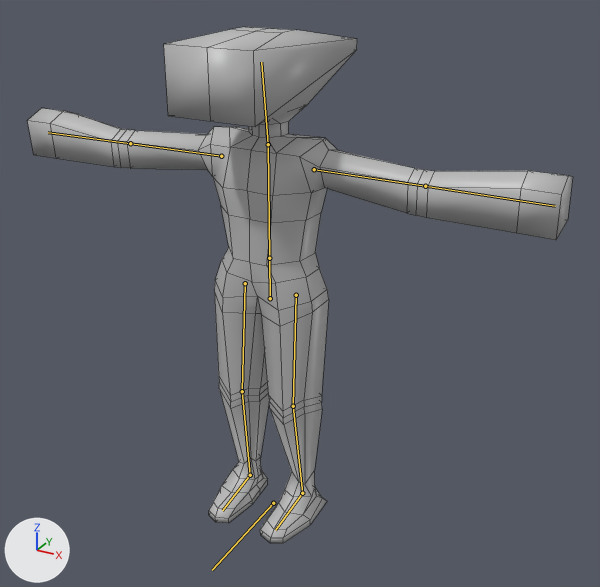
The Blender file assets/models/hammerhead.blend as it was, and as the next commit left it.
Before and after are seen from a 50 mm camera at (1.49, -2.47, 2.24) aimed at (0.12, 0.01, 0.99). Every picture has the same lights, and +X, +Y and +Z are marked at lower left. The bones that bend it are drawn over the model as lines. Mesh edges are drawn as thin lines.

In view in the first picture: 'hammerhead'.
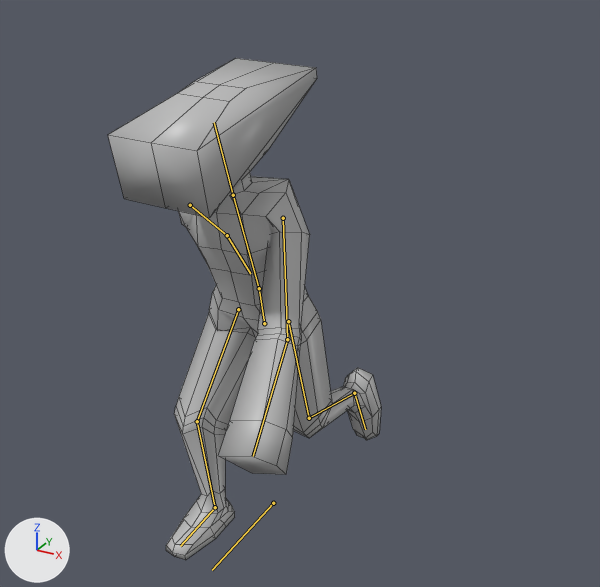
The newer file adds an action. The first version stands in its rest pose; the second is drawn at frame 7 of the action 'walk'.

Where the change shows, as pixel boxes (x1, y1, x2, y2) in the pictures (600 x 587 px):
'hammerhead', posed (50% narrower)
    before: (27, 27, 573, 543)
    after: (108, 58, 381, 560)
bone 'root', root to tip
    before: (270, 298) to (269, 258)
    after: (264, 323) to (259, 288)
bone 'spine', root to tip
    before: (269, 258) to (268, 144)
    after: (259, 288) to (233, 195)
bone 'head', root to tip
    before: (268, 144) to (261, 62)
    after: (233, 195) to (214, 122)
bone 'foot_L', root to tip
    before: (302, 493) to (275, 530)
    after: (354, 393) to (365, 429)

The change in detail:
Bone 'root' (bone_root) moves from (0.0, 0.0, 0.0) to (0.11, -0.41, 0.02).
Bone 'root' (bone_root) turns from (0, 0, 0) to (-12, 0, 0) degrees about its own x, y and z.
Bone 'spine' (bone_spine) turns from (0, 0, 0) to (-7, 1, -1) degrees about its own x, y and z.
Bone 'head' (bone_head) turns from (0, 0, 0) to (5, -3, 2) degrees about its own x, y and z.
Bone 'foot_L' (bone_foot_l) turns from (0, 0, 0) to (26, 5, 1) degrees about its own x, y and z.
Bone 'IK foot_R' (bone_ik_foot_r) moves from (0.0, 0.0, 0.0) to (0.0, -0.95, -0.05).
Bone 'IK thigh_R' (bone_ik_thigh_r) moves from (0.0, 0.0, 0.0) to (-0.21, 2.26, -0.33).
Bone 'IK foot_L' (bone_ik_foot_l) moves from (0.0, 0.0, 0.0) to (0.02, 1.64, 0.98).
Bone 'IK thigh_L' (bone_ik_thigh_l) moves from (0.0, 0.0, 0.0) to (0.17, 0.83, 0.14).
Bone 'IK hand R' (bone_ik_hand_r) moves from (0.0, 0.0, 0.0) to (2.37, -2.65, 1.77).
Bone 'IK hand R' (bone_ik_hand_r) turns from (0, 0, 0) to (-29, 0, 0) degrees about its own x, y and z.
Bone 'IK elbow R' (bone_ik_elbow_r) moves from (0.0, 0.0, 0.0) to (1.06, 2.05, 1.0).
Bone 'IK hand L' (bone_ik_hand_l) moves from (0.0, 0.0, 0.0) to (-2.64, -2.85, -2.17).
Bone 'IK hand L' (bone_ik_hand_l) turns from (0, 0, 0) to (-40, 0, 0) degrees about its own x, y and z.
Bone 'IK elbow L' (bone_ik_elbow_l) moves from (0.0, 0.0, 0.0) to (-0.61, 2.09, 1.44).
